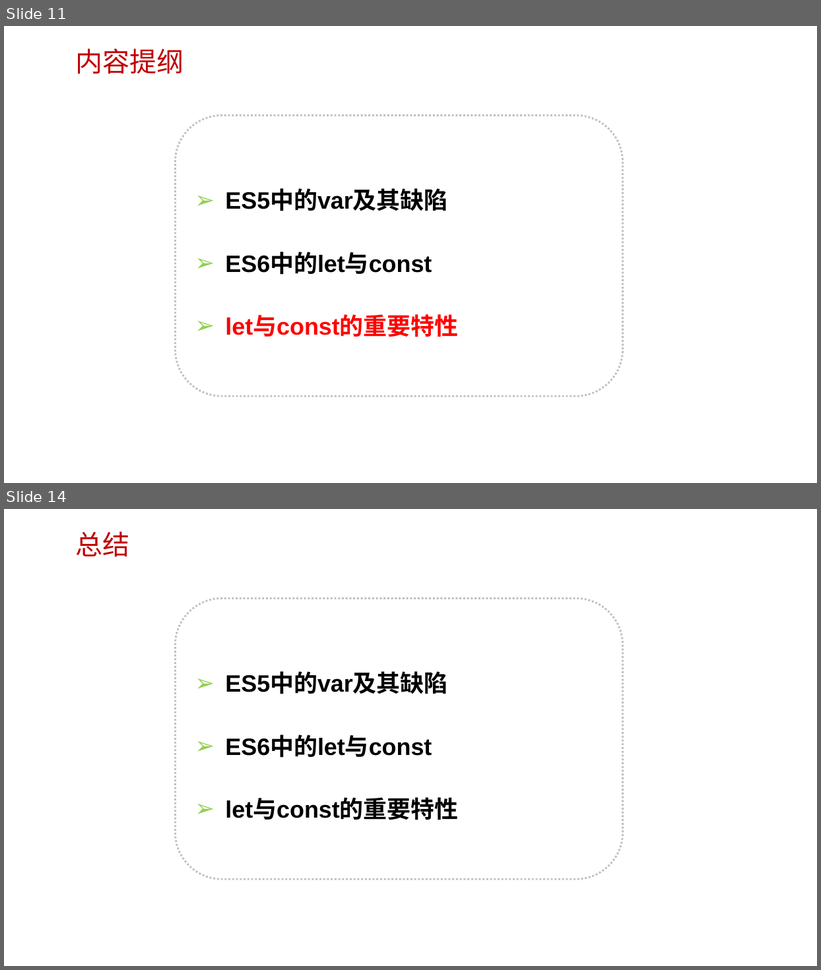
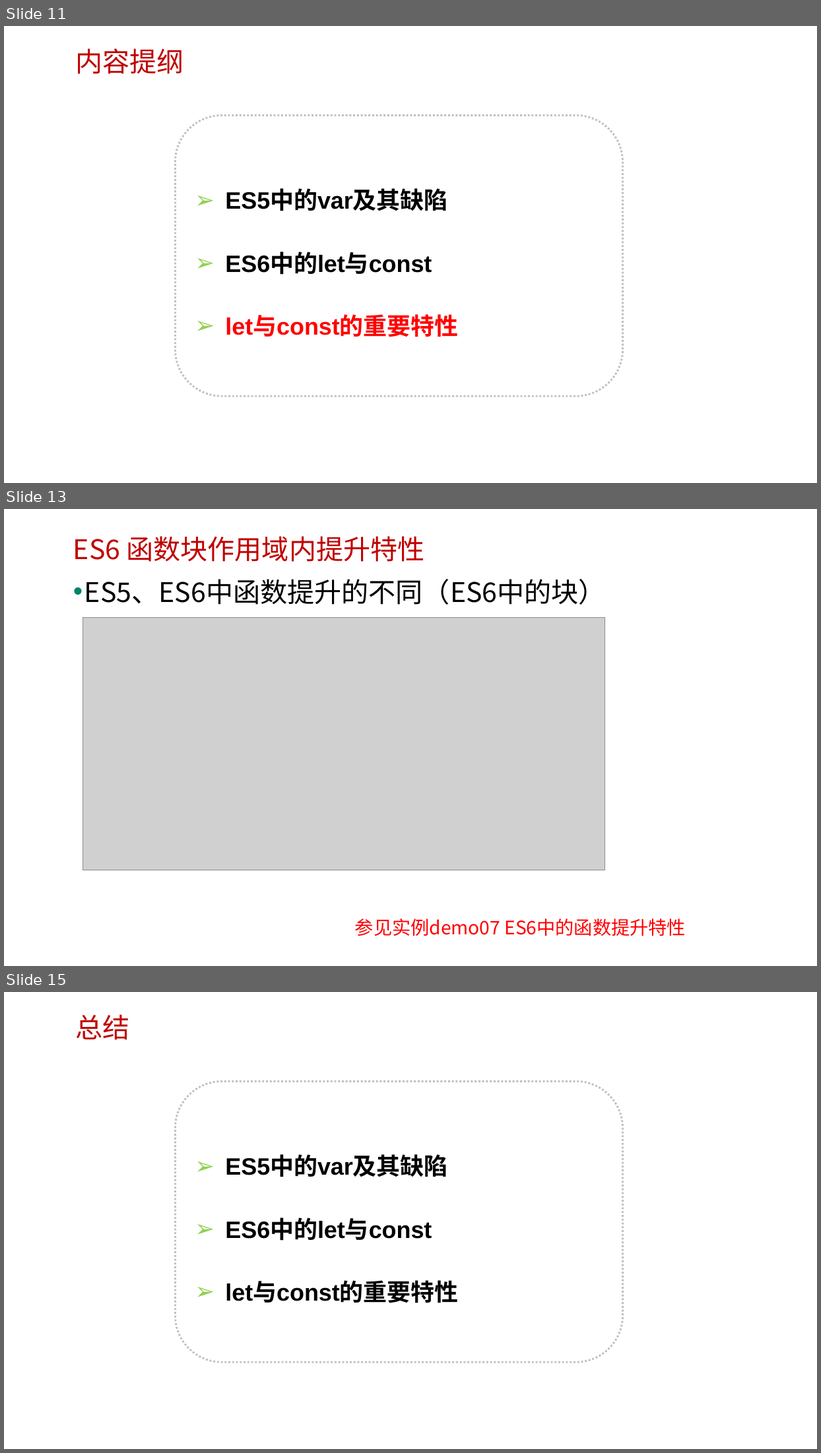
Before and after one commit to edu2act/course-javascript-advanced, a slide deck: 课程PPT/13.ECMAScript 6 一.pptx. Shown one above the other, each under a label of ours: slides 11 and 14 before the commit, slides 11, 13 and 15 after it; the slides between them are not shown. The pictures are 821x970 and 821x1453 pixels, drawn with LibreOffice and Linux fonts; fonts in the diff are those of the drawing; grey boxes stand for pictures; background and template pictures are left out. Boxes give left, top, right and bottom in pixels: in the first picture for what was removed or moved away, otherwise in the second. Text is boxed around its words. In the diff, an @@ line names an element or a change of style, - is before the commit and + after.

```diff
--- a/课程PPT/13.ECMAScript 6 一.pptx
+++ b/课程PPT/13.ECMAScript 6 一.pptx
@@ slide 13 added at (x1=4, y1=509, x2=817, y2=966), background picture (left out) @@
@@ text added at (x1=73, y1=536, x2=425, y2=562), 32 pt, text #C00000 @@
+ES6 函数块作用域内提升特性
@@ text added at (x1=85, y1=579, x2=606, y2=605), 32 pt, text #000000 @@
+• ES5、ES6中函数提升的不同（ES6中的块）
@@ picture added at (x1=83, y1=618, x2=605, y2=871) @@
@@ text added at (x1=355, y1=919, x2=686, y2=937), 22 pt, text #FF0000 @@
+参见实例demo07 ES6中的函数提升特性
@@ what was slide 14 is now slide 15 @@
```
Also in this commit, not shown: 5 slides changed, 3 other slides added, 6 other files.
